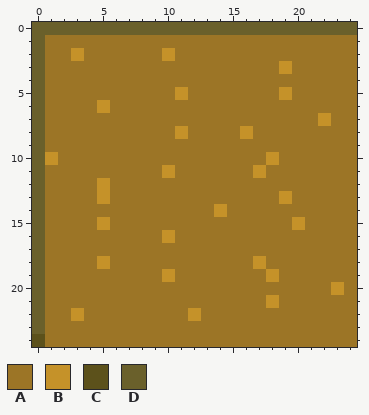
Two versions of one pixel-art sprite, assets/images/floor.png. The picture above is the old version.
The file is 50x50 pixels, drawn in blocks of 2x2; one block is one cell here.
Palette (. is transparent): A #9c7526  B #c59229  C #5c511b  D #6a602b
Once edited:
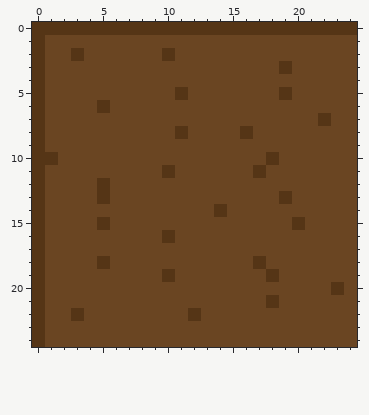
Changes in this commit:
colour A: #9c7526 -> #6a4522
colour D: #6a602b -> #553516
Changed rows in their new state; - is a pixel that keeps its letter.
first column x 0:
 2 ---D------D-------------
 3 -------------------D----
 5 -----------D-------D----
 6 -----D------------------
 7 ----------------------D-
 8 -----------D----D-------
10 -D----------------D-----
11 ----------D------D------
12 -----D------------------
13 -----D-------------D----
14 --------------D---------
15 -----D--------------D---
16 ----------D-------------
18 -----D-----------D------
19 ----------D-------D-----
20 -----------------------D
21 ------------------D-----
22 ---D--------D-----------
24 D-----------------------
